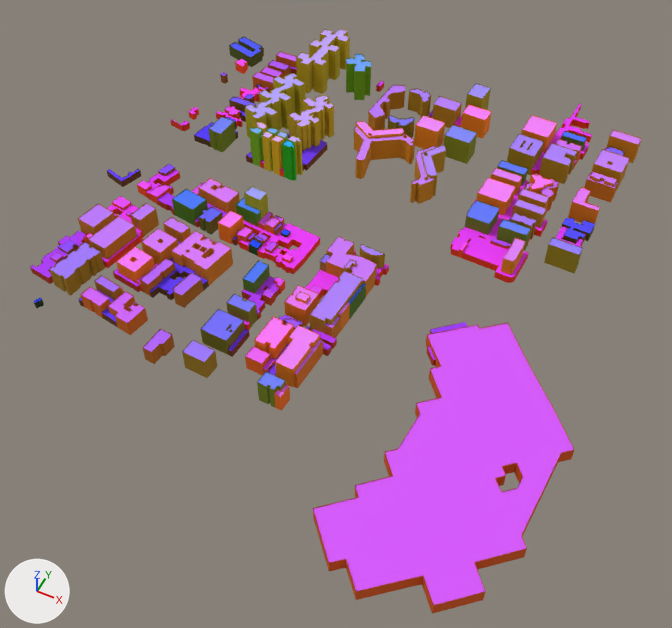
Renders of the glTF model public/secciones/edificios_T12.glb from each side of a commit.
The view is the same before and after, from a 50 mm camera at (89.0, -434.0, 695.0) aimed at (-204.0, 151.0, -36.0). The lights are fixed; the arrows at lower left show +X, +Y and +Z. The older version comes first. Vertices at exactly the same position are counted once.

The scene before the commit, as lines of its bpy script (objects in view):
```python
me_edificios_t12 = bpy.data.meshes.new('Edificios_T12')
me_edificios_t12.from_pydata(...)  # 7562 vertices, 7218 faces; spans x -524.0..72.0, y -139.0..563.0, z -3.0..46.0
me_edificios_t12.materials.append(mat_fachada)
ob_edificios_t12 = bpy.data.objects.new('Edificios_T12', me_edificios_t12)
ob_edificios_t12.location = (0.0, 0.0, 0.0)
```
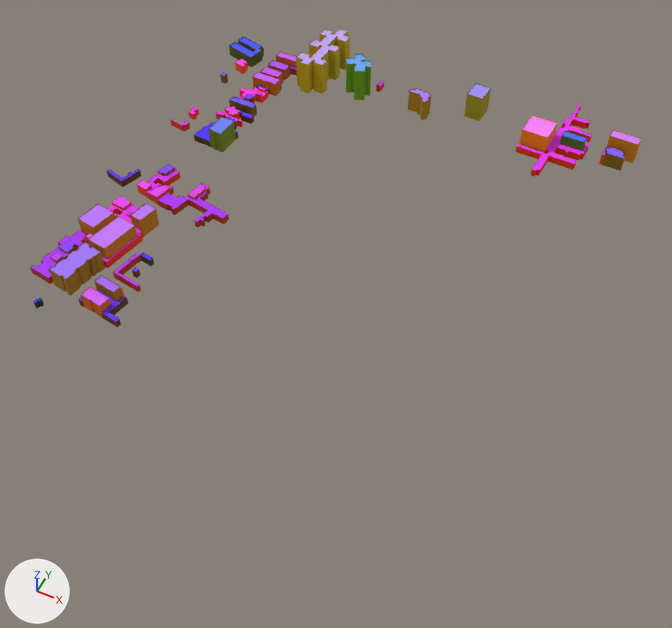
Pixel boxes [x1, y1, x2, y2] of what changed, in the pictures (672 x 628 px):
'Edificios_T12', reshaped (49% shorter)
    before: [30, 28, 642, 614]
    after: [30, 28, 642, 327]
part 1 of me_edificios_t12, deleted (purple)
    before: [109, 73, 630, 614]
part 2 of me_edificios_t12, cut back
    before: [507, 133, 582, 184]
    after: [516, 146, 581, 177]
part 3 of me_edificios_t12, cut back
    before: [98, 178, 240, 335]
    after: [98, 192, 229, 327]
part 4 of me_edificios_t12, recoloured
    both: [103, 70, 632, 322]

The change in detail:
me_edificios_t12 is used by ob_edificios_t12; location (0.0, 0.0, 0.0).
me_edificios_t12 had 7562 vertices, 7218 faces and spanned x -524.0..72.0, y -139.0..563.0, z -3.0..46.0.
me_edificios_t12 now has 2345 vertices, 2218 faces and spans x -524.0..16.0, y -3.0..563.0, z -3.0..41.0.
me_edificios_t12 part 1: 300 loose pieces with 4981 vertices, spanning x -416.0..72.0, y -139.0..483.0, z -3.0..46.0, are deleted.
Part 2, on me_edificios_t12:
76 vertices are removed from x -116.0..-43.0, y 415.0..468.0, z 0.0..27.0.
131 faces are deleted.
55 new faces join them.
Part 3, on me_edificios_t12:
160 vertices are removed from x -416.0..-355.0, y 9.0..225.0, z -3.0..21.0.
220 faces are deleted.
58 new faces join them.
me_edificios_t12 part 4: 2105 kept faces spanning x -524.0..16.0, y -3.0..563.0, z -3.0..41.0 get new vertex colours.
